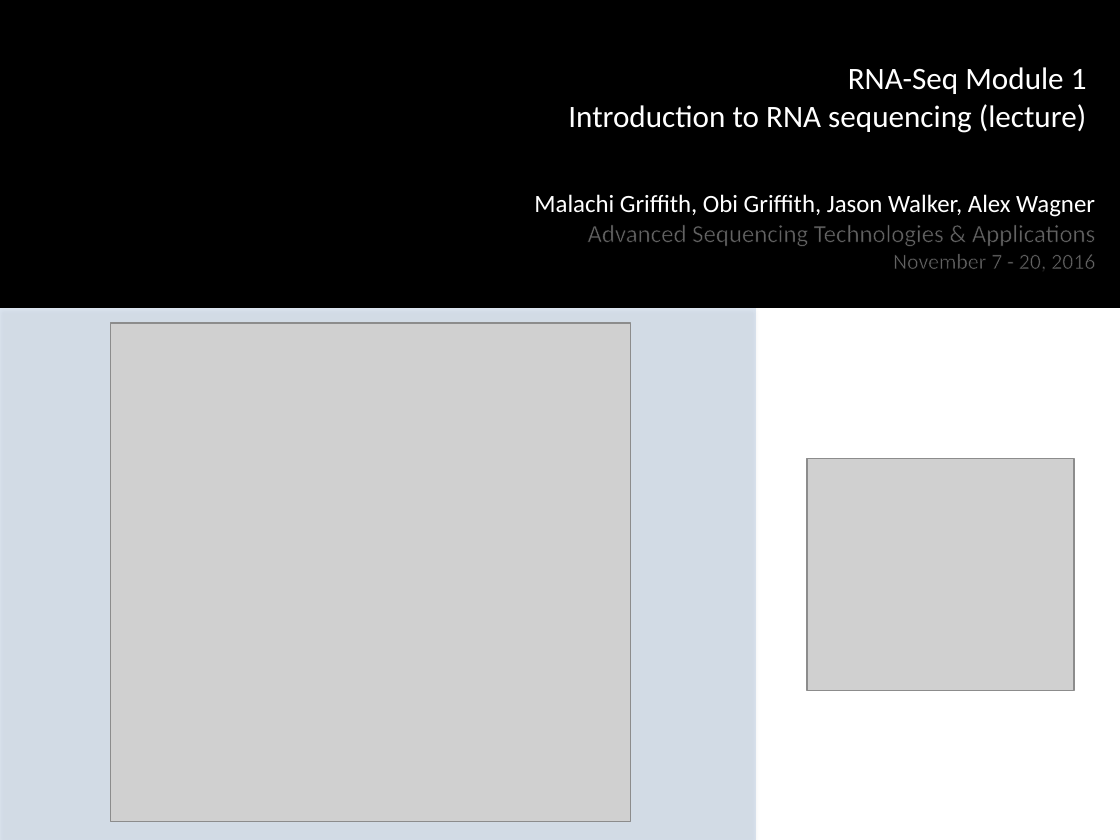
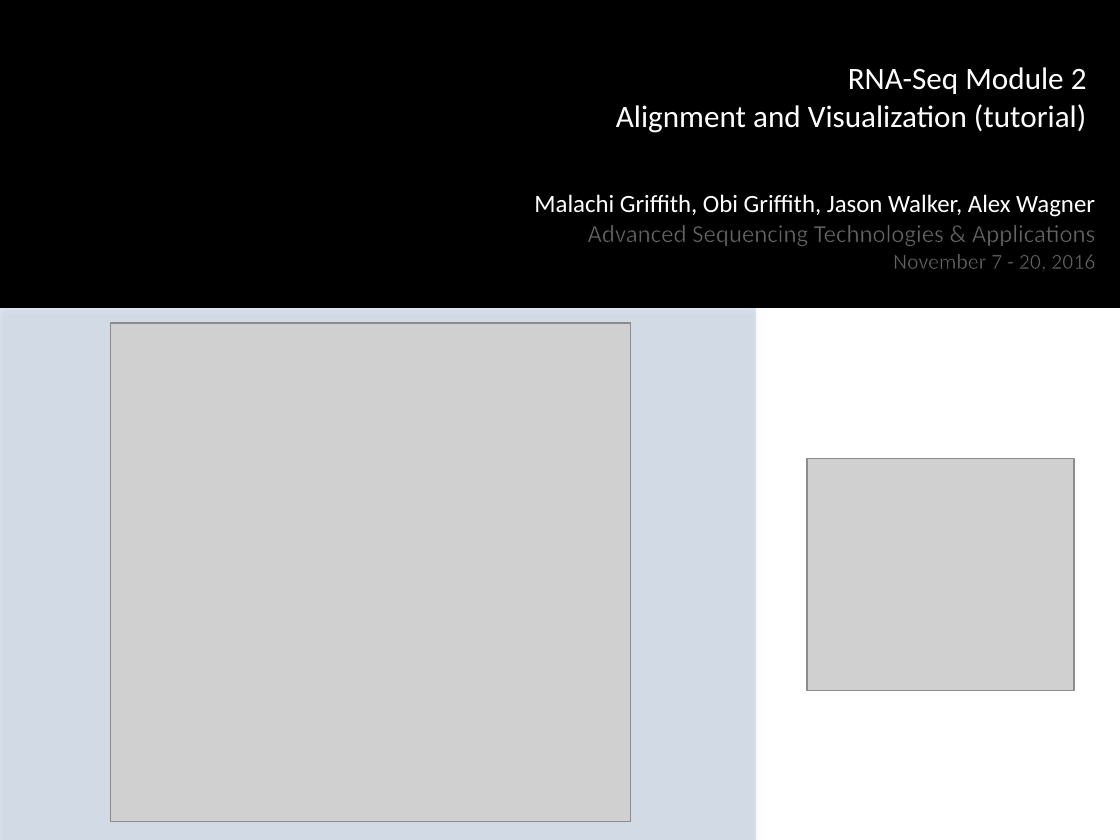
Before and after one commit to griffithlab/rnaseq_tutorial_wiki, a slide deck: slide 2 of LectureFiles/cshl/2016/RNASeq_Module2_Tutorial.pptx. Drawn at 1120x840 pixels with LibreOffice and Linux fonts; fonts in the diff are those of the drawing; grey boxes stand for pictures; background and template pictures are left out. Boxes give left, top, right and bottom in pixels: in the first picture for what was removed or moved away, otherwise in the second. Text is boxed around its words. In the diff, an @@ line names an element or a change of style, - is before the commit and + after.

Commit message:
updated lecture/lab for module 2

```diff
--- a/LectureFiles/cshl/2016/RNASeq_Module2_Tutorial.pptx
+++ b/LectureFiles/cshl/2016/RNASeq_Module2_Tutorial.pptx
@@ text at bbox=[616, 67, 1087, 133]: text changed @@
-RNA-Seq Module 1
-Introduction to RNA sequencing (lecture)
+RNA-Seq Module 2
+Alignment and Visualization (tutorial)
```
Also in this commit, not shown: 7 slides added, 3 other files.
